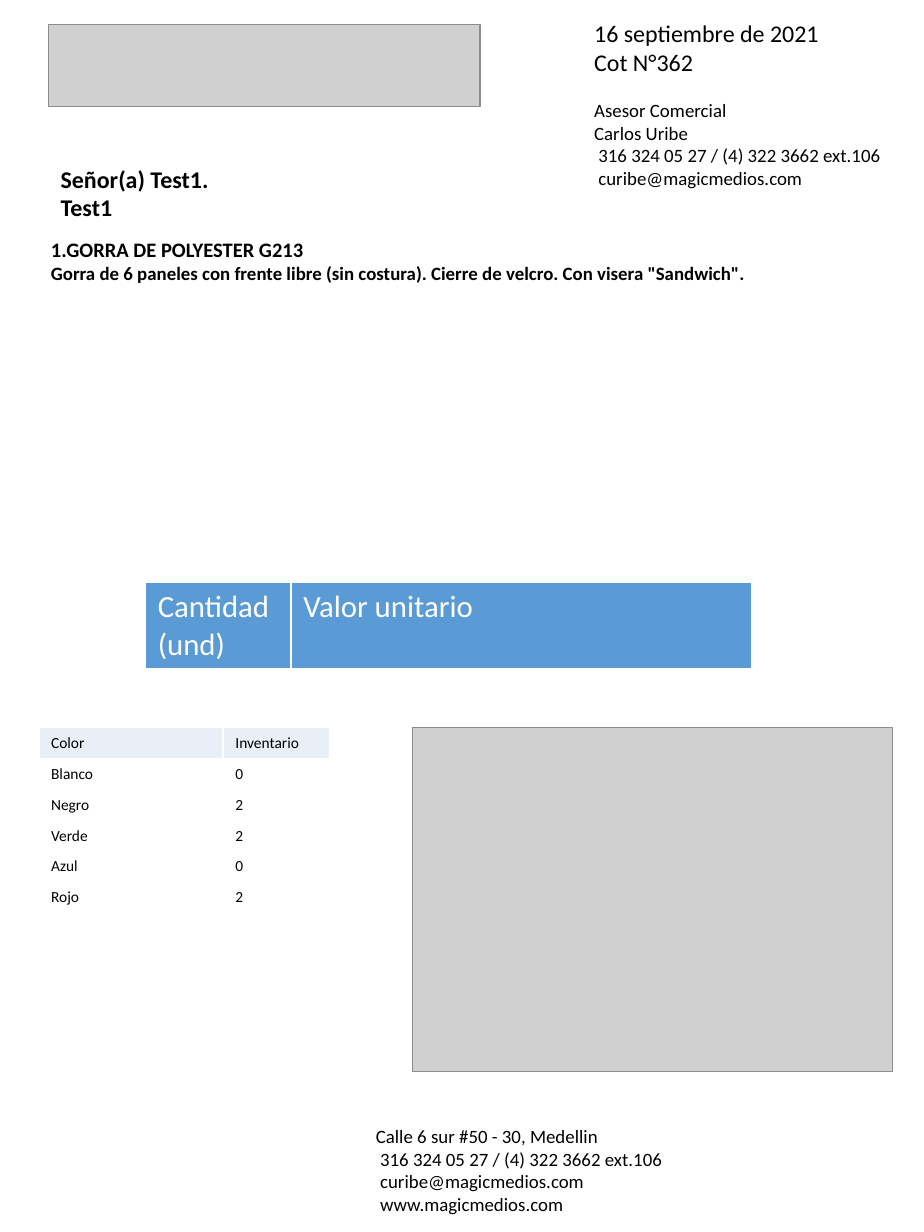
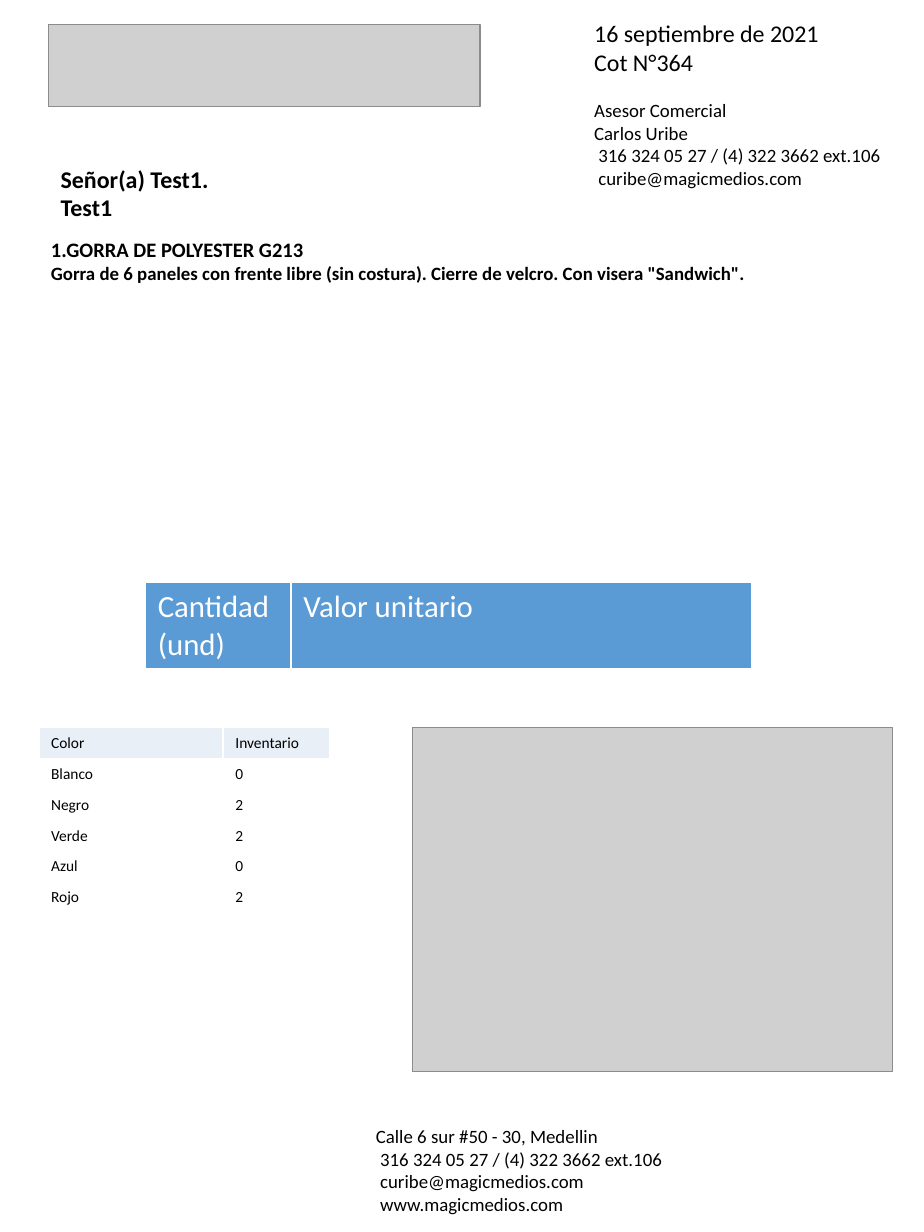
Before and after one commit to felipeospina21/MagicMedios, a slide deck: slide 1 of cotizaciones/cotización_Test1.pptx. Drawn at 924x1232 pixels with LibreOffice and Linux fonts; fonts in the diff are those of the drawing; grey boxes stand for pictures. Boxes give left, top, right and bottom in pixels: in the first picture for what was removed or moved away, otherwise in the second. Text is boxed around its words. In the diff, an @@ line names an element or a change of style, - is before the commit and + after.

Commit message:
branch powerpoint merged

```diff
--- a/cotizaciones/cotización_Test1.pptx
+++ b/cotizaciones/cotización_Test1.pptx
@@ text at box(594, 54, 693, 71): text changed @@
-Cot N°362
+Cot N°364
```
Also in this commit, not shown: 1 other file.
